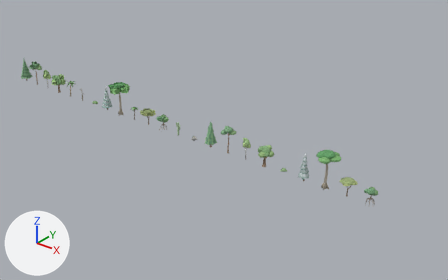
Renders of the Blender file blender_lib/baeume.blend from each side of a commit.
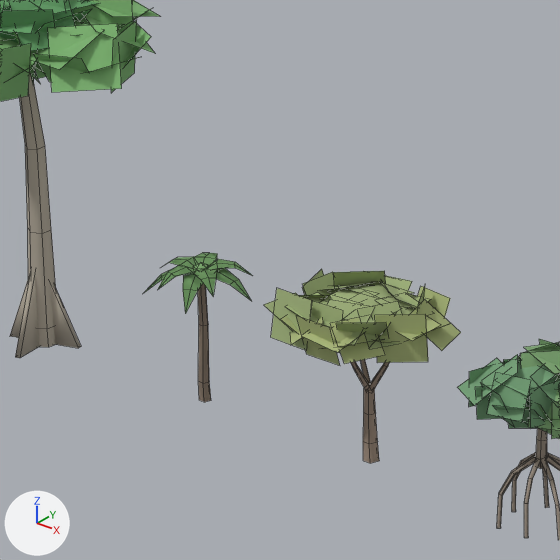
The first picture shows the older version from a 50 mm lens placed at (274.0, -176.0, 114.0), pointed at (126.0, 9.0, -1.0). The close-ups show the older and then the newer version on the part from 26% to 37% of the width and 31% to 48% of the height of that picture. Only the edits that show in the close-ups are written down. Every picture has the same lights, and +X, +Y and +Z are marked at lower left. The close-ups show mesh edges as thin lines.

In view in the first close-up: 'Akazie', 'Baumfarn', 'Mangrove', 'Urwaldbaum'.
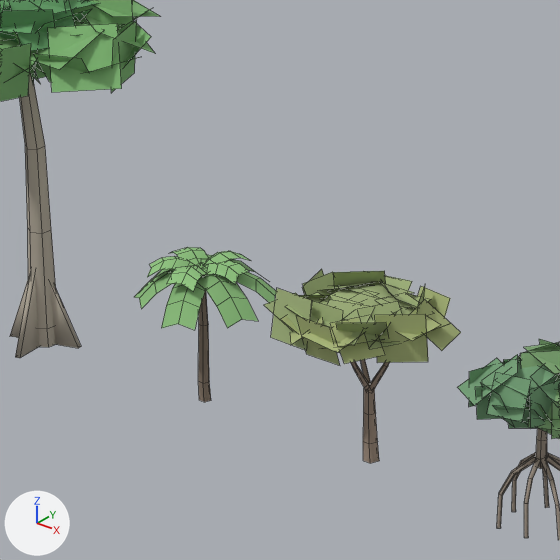
What changed in the scene script:
```text
Change me_baumfarn:
    used by ob_baumfarn; location = (81.0, 0.0, 0.0)
    remove me_baumfarn.from_pydata(...)  # 272 vertices, 155 faces; spans x -1.69..2.49, y -1.98..2.25, z -0.8..5.01
    add me_baumfarn.from_pydata(...)  # 212 vertices, 131 faces; spans x -2.36..3.29, y -2.86..3.01, z -0.8..5.19
    me_baumfarn part 1: the loose piece of 12 vertices spanning x -1.67..0.27, y -0.59..0.35, z 4.36..4.97 is rebuilt with 15 vertices and now spans x -1.82..0.36, y -0.52..1.35, z 4.46..5.17
    me_baumfarn part 2: the loose piece of 12 vertices spanning x -1.3..0.31, y -1.67..0.06, z 3.83..4.79 is rebuilt with 15 vertices and now spans x -1.65..0.8, y -2.49..0.29, z 3.65..4.87
    me_baumfarn part 3: the loose piece of 12 vertices spanning x -0.36..0.56, y -1.9..0.02, z 4.36..4.97 is rebuilt with 15 vertices and now spans x -0.28..1.54, y -1.99..0.09, z 4.45..5.19
    me_baumfarn part 4: the loose piece of 12 vertices spanning x -0.09..0.85, y -0.01..2.25, z 3.83..4.79 is rebuilt with 15 vertices and now spans x -0.53..0.87, y -0.05..3.01, z 3.34..4.87
    me_baumfarn part 5: a new loose piece of 15 vertices spanning x 0.16..2.25, y -0.51..0.94, z 4.45..5.15, in mat_flora
    me_baumfarn part 6: a new loose piece of 15 vertices spanning x -0.25..1.29, y -0.12..2.05, z 4.45..5.18, in mat_flora
    me_baumfarn part 7: a new loose piece of 15 vertices spanning x -1.58..0.57, y -1.81..0.37, z 4.49..5.19, in mat_flora
    me_baumfarn part 8: a new loose piece of 15 vertices spanning x -0.12..2.9, y -0.5..2.27, z 3.44..4.85, in mat_flora
    me_baumfarn part 9: a new loose piece of 15 vertices spanning x -2.36..0.3, y -1.07..0.67, z 3.41..4.83, in mat_flora
    me_baumfarn part 10: a new loose piece of 15 vertices spanning x -0.31..2.13, y -2.86..0.26, z 3.4..4.85, in mat_flora
    me_baumfarn part 11: a new loose piece of 15 vertices spanning x 0.13..3.29, y -1.34..0.63, z 3.4..4.87, in mat_flora
    me_baumfarn part 12: 192 vertices removed from x -1.69..2.49, y -1.98..2.25, z 3.83..4.97
    other edits to the shape of me_baumfarn do not show in these pictures
```

Changed parts and their boxes [x1, y1, x2, y2] in the close-ups (560 x 560 px):
'Baumfarn', reshaped (30% wider)
    before: [144, 253, 253, 402]
    after: [134, 247, 276, 402]
part 1 of me_baumfarn, rebuilt
    before: [167, 257, 197, 269]
    after: [169, 247, 208, 265]
part 2 of me_baumfarn, rebuilt
    before: [146, 272, 166, 291]
    after: [134, 270, 174, 309]
part 3 of me_baumfarn, rebuilt
    before: [159, 265, 195, 288]
    after: [167, 265, 207, 291]
part 4 of me_baumfarn, rebuilt (not visible before)
    after: [230, 259, 264, 278]
part 5 of me_baumfarn, added (green)
    after: [203, 260, 248, 284]
part 6 of me_baumfarn, added
    after: [205, 251, 251, 265]
part 7 of me_baumfarn, added (green)
    after: [147, 256, 195, 277]
part 8 of me_baumfarn, added (green)
    after: [236, 272, 276, 302]
part 9 of me_baumfarn, added (mostly hidden)
    after: [150, 269, 174, 281]
part 10 of me_baumfarn, added (green)
    after: [162, 276, 205, 330]
part 11 of me_baumfarn, added (green)
    after: [202, 274, 258, 328]
part 12 of me_baumfarn, deleted (green)
    before: [144, 253, 253, 314]
